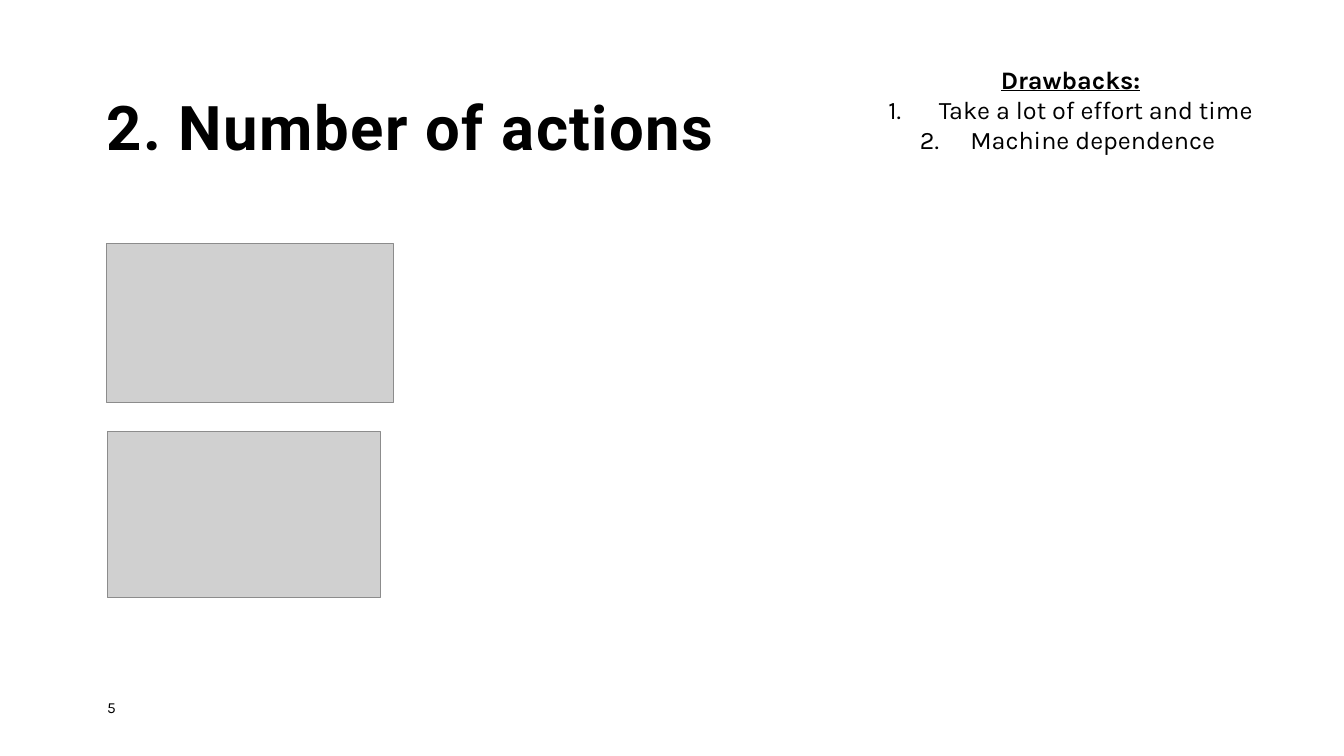
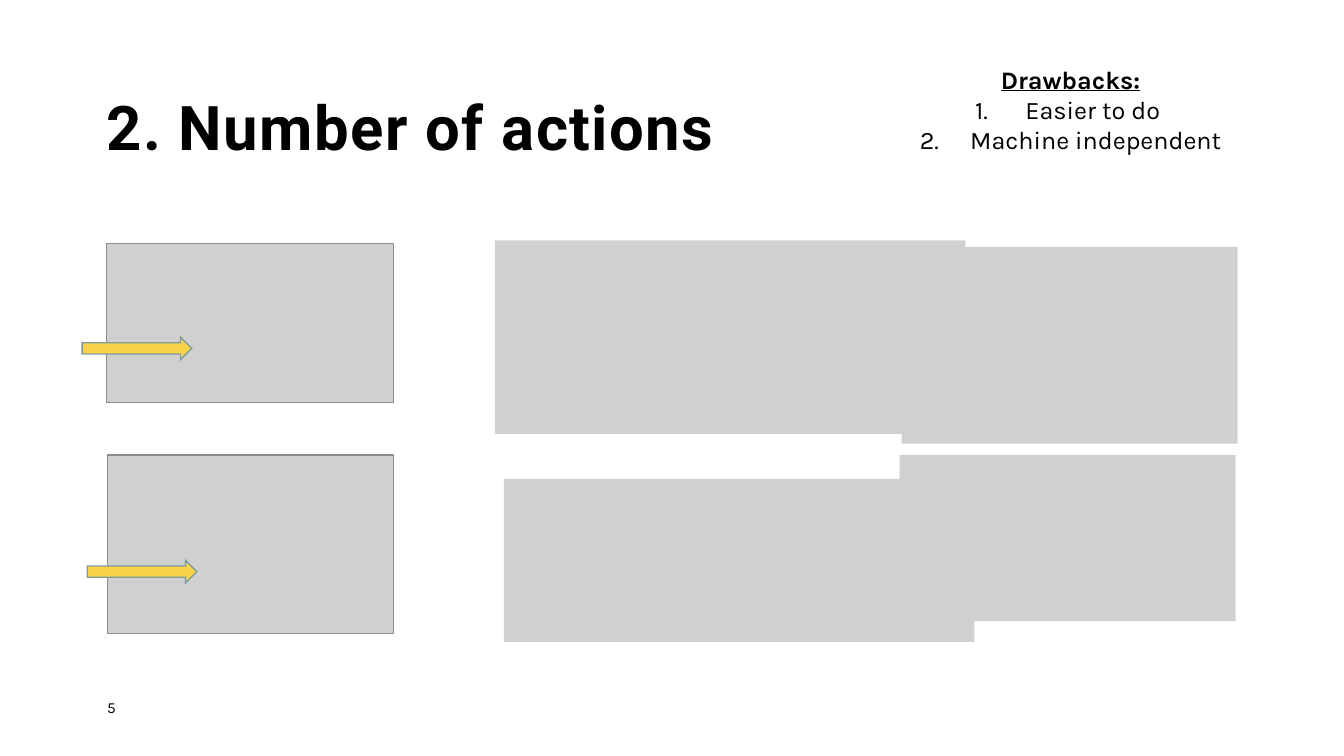
Before and after one commit to alebegge/techtalks, a slide deck: slide 5 of big_o_notation_techtalk.pptx. Drawn at 1344x756 pixels with LibreOffice and Linux fonts; fonts in the diff are those of the drawing; grey boxes stand for pictures. Boxes give left, top, right and bottom in pixels: in the first picture for what was removed or moved away, otherwise in the second. Text is boxed around its words. In the diff, an @@ line names an element or a change of style, - is before the commit and + after.

```diff
--- a/big_o_notation_techtalk.pptx
+++ b/big_o_notation_techtalk.pptx
@@ text at <box>970,101,1221,155</box>: text changed @@
-1. Take a lot of effort and time
-2. Machine dependence
+1. Easier to do
+2. Machine independent
@@ picture added at <box>495,241,966,435</box> @@
@@ picture added at <box>902,247,1238,444</box> @@
@@ right arrow added at <box>83,337,193,359</box>, fill #F9D448, outline #7D9DA2 1 pt @@
@@ picture: place and size @@
-picture at <box>107,433,380,599</box>
+picture at <box>108,455,394,633</box>
@@ picture added at <box>504,479,975,642</box> @@
@@ picture added at <box>900,455,1236,621</box> @@
@@ right arrow added at <box>88,561,198,583</box>, fill #F9D448, outline #7D9DA2 1 pt @@
```
Also in this commit, not shown: 2 other slides changed, 1 slide added, 1 other file.
